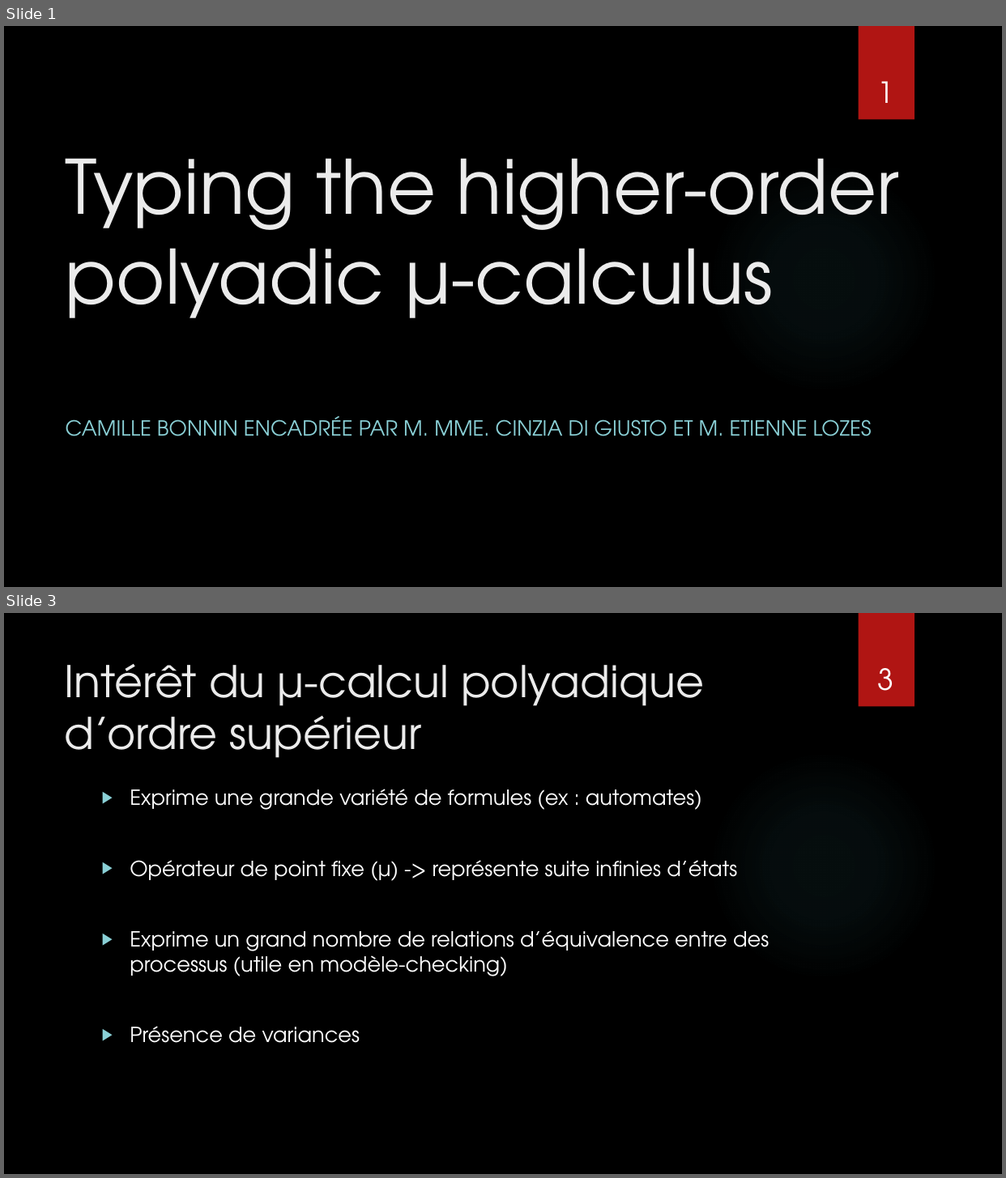
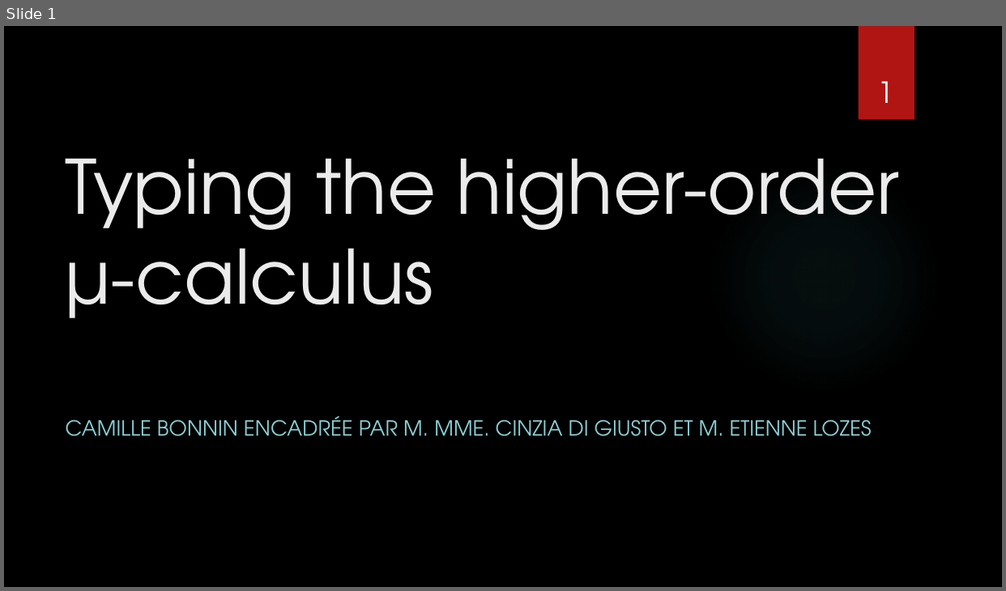
Before and after one commit to CamilleBonnin/TER-S3-Typing-the-higher-order-polyadic-mu-calculus, a slide deck: Presentation/TER_M2_presentation.pptx. Shown one above the other, each under a label of ours: slides 1 and 3 before the commit, slide 1 after it; the slides between them are not shown. The pictures are 1006x1178 and 1006x591 pixels, drawn with LibreOffice and Linux fonts; fonts in the diff are those of the drawing; background and template pictures are left out. Boxes give left, top, right and bottom in pixels: in the first picture for what was removed or moved away, otherwise in the second. Text is boxed around its words. In the diff, an @@ line names an element or a change of style, - is before the commit and + after.

```diff
--- a/Presentation/TER_M2_presentation.pptx
+++ b/Presentation/TER_M2_presentation.pptx
@@ slide 3 removed at bbox=[4, 613, 1002, 1174], background picture (left out); not listed: 2 template elements that a slide beside it also shows @@
@@ title removed at bbox=[65, 664, 704, 758] @@
-Intérêt du μ-calcul polyadique d’ordre supérieur
@@ page number removed at bbox=[877, 668, 893, 691] @@
-3
@@ text removed at bbox=[130, 789, 769, 1043] @@
-▶ Exprime une grande variété de formules (ex : automates)
-▶ Opérateur de point fixe (μ) -> représente suite infinies d’états
-▶ Exprime un grand nombre de relations d’équivalence entre des processus (utile en modèle-checking)
-▶ Présence de variances
@@ slide 1 changed as well @@
@@ title at bbox=[66, 158, 900, 318]: text changed @@
-Typing the higher-order polyadic μ-calculus
+Typing the higher-order μ-calculus
```
Also in this commit, not shown: 9 other slides changed, 9 slides added, 11 other slides removed, 4 other files.
